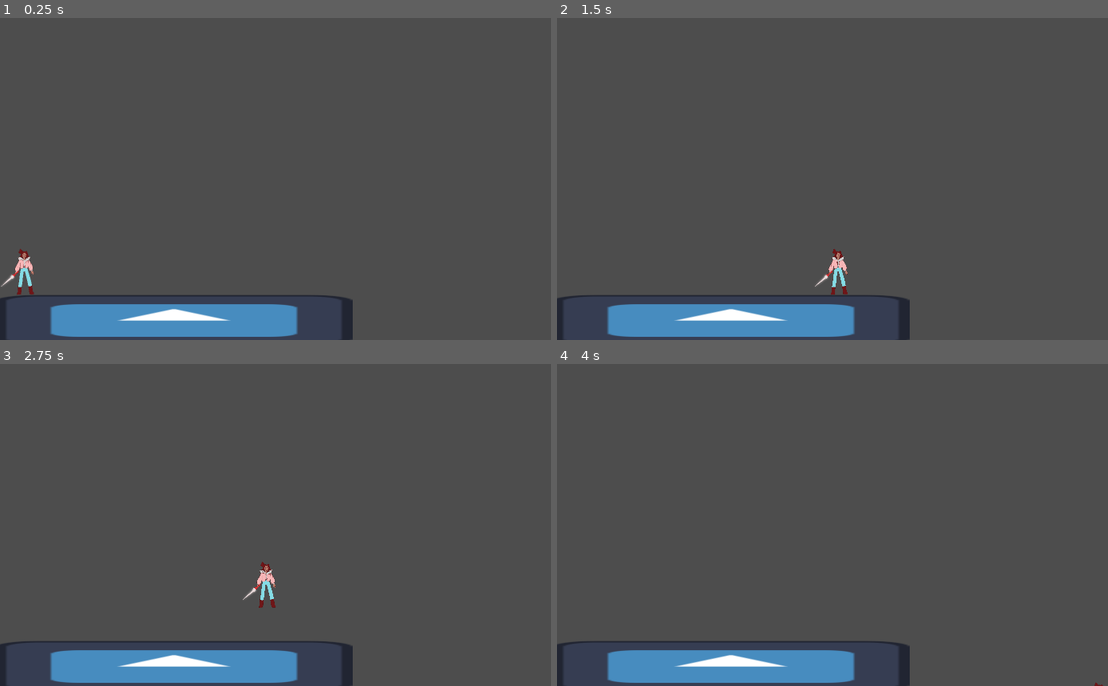
Above: before the commit, frames 1-4 (two rows, left to right).
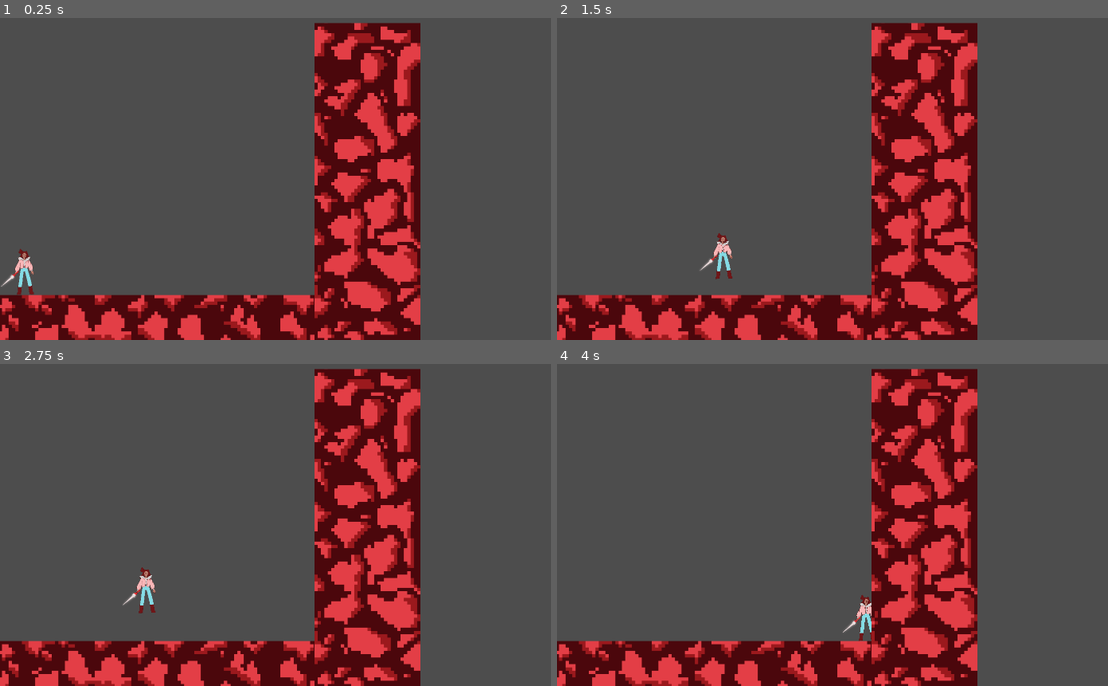
Above: after the commit, the same moments.

Repository: GuillermoC66/Interna
Game: Godot game, scene res://ESCENAS/elmundo.tscn
Same seed, same stepped clock (60 frames per second), same inputs: the game is played once before the commit and once after it. The engine's default icon, where the game draws it, is replaced by a stand-in: a white triangle on a blue panel in a dark square.
Inputs:
- Up to frame 1 (0.25 s): no input
- Up to frame 2 (1.5 s): tap Enter at 0.5 s; hold D (RIGHT) from 0.53 s (still down); tap Space (A) at 0.6 s; tap W (UP, bound only after the commit) at 0.77, 1.07 s; tap C (X) at 0.8, 1.35 s
- Up to frame 3 (2.75 s): tap W (UP, bound only after the commit) at 1.52, 1.55, 1.82 s; release D (RIGHT) at 2.03 s; hold A (LEFT) from 2.03 s (still down); hold W (UP, bound only after the commit) from 2.03 s (still down); tap Space (A) at 2.3 s
- Up to frame 4 (4 s): release A (LEFT) at 2.78 s; release W (UP, bound only after the commit) at 2.78 s; hold D (RIGHT) from 2.78 s (still down); tap Space (A) at 2.85 s; tap W (UP, bound only after the commit) at 3.02, 3.32 s; tap C (X) at 3.05, 3.6 s; hold W (UP, bound only after the commit) from 3.53 s (still down)

The runs differ from the first frame. In frame 1, 27% of the frame differs, in the area x 0-77%, y 1-100%; in frame 2, 27%; in frame 3, 27%; in frame 4, 27%.

Commit message:
PRIMER ACERCAMIENTO AL MOVIMIENTO
YA CASI LLEGO

Diff:
--- a/ESCENAS/JUGADORSIN.tscn
+++ b/ESCENAS/JUGADORSIN.tscn
@@ -1,13 +1,120 @@
 [gd_scene load_steps=4 format=3 uid="uid://cka2icva25c4q"]
 
-[ext_resource type="Script" path="res://SCRIPTS/MOVJUGADOR.gd" id="1_by5o0"]
 [ext_resource type="Texture2D" uid="uid://dkwlx1734b5fb" path="res://TEXTURAS/PERSONA5/2024-02-01 FAINAL.png" id="1_q6lbe"]
+
+[sub_resource type="GDScript" id="GDScript_t6rte"]
+script/source = "extends CharacterBody2D
+
+
+const SPEED = 200.0
+const JUMP_VELOCITY = -500.0
+const DASH_SPEED=900
+var canDash=true
+var dashing = false
+
+
+# Get the gravity from the project settings to be synced with RigidBody nodes.
+var gravity = ProjectSettings.get_setting(\"physics/2d/default_gravity\")
+func dash():
+	var directionhori =Input.get_axis(\"LEFT\", \"RIGHT\")
+	var directionverti =Input.get_axis(\"DOWN\", \"UP\")
+	if Input.is_action_just_pressed(\"X\") and canDash:
+		if directionhori==-1 and directionverti==0:
+			velocity=Vector2(directionhori, 0)*SPEED*50
+			canDash=false
+			dashing = true
+			await (get_tree().create_timer(0.3))
+			dashing = false
+
+		else:
+			if directionhori==1 and directionverti==0:
+				velocity=Vector2(directionhori, 0)*SPEED*50
+				canDash=false
+				dashing = true
+				await (get_tree().create_timer(0.3))
+				dashing = false
+
+			else:
+				if directionhori==0 and directionverti==-1:
+					velocity=Vector2(0, -directionverti)*SPEED*50
+					canDash=false
+					dashing = true
+					await (get_tree().create_timer(0.3))
+					dashing = false
+
+				else:
+					if directionhori==0 and directionverti==1:
+						velocity=Vector2(0, -directionverti)*SPEED*50
+						canDash=false
+						dashing = true
+
+						await (get_tree().create_timer(0.3))
+						dashing = false
+					else:
+						if directionhori==1 and directionverti==1:
+							velocity=Vector2(directionhori, -directionverti)*SPEED*50
+							canDash=false
+							dashing = true
+
+							await (get_tree().create_timer(0.3))
+							dashing = false
+						else:
+							if directionhori==-1 and directionverti==1:
+								velocity=Vector2(directionhori, -directionverti)*SPEED*50
+								canDash=false
+								dashing = true
+
+								await (get_tree().create_timer(0.3))
+								dashing = false
+							else:
+								if directionhori==1 and directionverti==-1:
+									velocity=Vector2(directionhori, -directionverti)*SPEED*50
+									canDash=false
+									dashing = true
+
+									await (get_tree().create_timer(0.3))
+									dashing = false
+								else:
+									if directionhori==-1 and directionverti==-1:
+										velocity=Vector2(directionhori, -directionverti)*SPEED*50
+										canDash=false
+										dashing = true
+
+										await (get_tree().create_timer(0.3))
+										dashing = false
+
+	#if Input.is_action_just_pressed(\"X\") and canDash:
+		#velocity=Vector2(directionhori, directionverti)*SPEED*50
+		#canDash=false
+		#dashing = true
+		#await (get_tree().create_timer(0.5))
+		#dashing = false
+		#
+
+func _physics_process(delta):
+	# Add the gravity.
+	if not is_on_floor():
+		velocity.y += gravity * delta
+	else:
+		canDash = true
+	if Input.is_action_just_pressed(\"A\") and is_on_floor():
+		velocity.y = JUMP_VELOCITY
+
+	var directionhori =Input.get_action_strength(\"RIGHT\") - Input.get_action_strength(\"LEFT\")
+	var directionverti =Input.get_action_strength(\"DOWN\") - Input.get_action_strength(\"UP\")
+	if directionhori:
+		velocity.x = directionhori * SPEED
+	else:
+		velocity.x = move_toward(velocity.x, 0, SPEED)
+	dash()
+	move_and_slide()
+"
 
 [sub_resource type="RectangleShape2D" id="RectangleShape2D_ddxwu"]
 size = Vector2(63, 230.5)
 
 [node name="JUGADORSIN" type="CharacterBody2D"]
-script = ExtResource("1_by5o0")
+script = SubResource("GDScript_t6rte")
 
 [node name="Sprite2D" type="Sprite2D" parent="."]
 position = Vector2(209, 925)
--- a/ESCENAS/PRIMERPISO.tscn
+++ b/ESCENAS/PRIMERPISO.tscn
@@ -1,21 +1,21 @@
 [gd_scene load_steps=4 format=3 uid="uid://db0o73xiuq118"]
 
-[ext_resource type="Texture2D" uid="uid://boky26pmnenid" path="res://TEXTURAS/PERSONA5/icon.svg" id="1_qm1ml"]
+[ext_resource type="Texture2D" uid="uid://djtyiu15jbfs6" path="res://TEXTURAS/BGS/2023-10-16.png" id="1_kyvun"]
 
 [sub_resource type="QuadMesh" id="QuadMesh_w8gh2"]
 
 [sub_resource type="RectangleShape2D" id="RectangleShape2D_pcbdh"]
-size = Vector2(0.992754, 0.96)
+size = Vector2(0.889035, 2.12667)
 
 [node name="StaticBody2D" type="StaticBody2D"]
 
 [node name="MeshInstance2D" type="MeshInstance2D" parent="."]
-position = Vector2(537, 1032)
-scale = Vector2(1080, -150)
+position = Vector2(484, 1117)
+scale = Vector2(960, -320)
 mesh = SubResource("QuadMesh_w8gh2")
-texture = ExtResource("1_qm1ml")
+texture = ExtResource("1_kyvun")
 
 [node name="CollisionShape2D" type="CollisionShape2D" parent="."]
-position = Vector2(539, 1030)
+position = Vector2(483.001, 1117.5)
 scale = Vector2(1079.82, -150)
 shape = SubResource("RectangleShape2D_pcbdh")
--- a/ESCENAS/elmundo.tscn
+++ b/ESCENAS/elmundo.tscn
@@ -1,13 +1,20 @@
-[gd_scene load_steps=3 format=3 uid="uid://dd4afugxoeau4"]
+[gd_scene load_steps=4 format=3 uid="uid://dd4afugxoeau4"]
 
 [ext_resource type="PackedScene" uid="uid://cka2icva25c4q" path="res://ESCENAS/JUGADORSIN.tscn" id="1_fk75c"]
 [ext_resource type="PackedScene" uid="uid://db0o73xiuq118" path="res://ESCENAS/PRIMERPISO.tscn" id="2_7xmnr"]
+[ext_resource type="Script" path="res://SCRIPTS/MOVJUGADORV2.gd" id="2_gosad"]
 
 [node name="ELMUNDO" type="Node2D"]
 
 [node name="JUGADORSIN" parent="." instance=ExtResource("1_fk75c")]
-position = Vector2(-36, 410)
+position = Vector2(-36, 408)
 scale = Vector2(0.5, 0.5)
+script = ExtResource("2_gosad")
 
 [node name="StaticBody2D" parent="." instance=ExtResource("2_7xmnr")]
-position = Vector2(-12, -13)
+position = Vector2(-8, -13)
+
+[node name="StaticBody2D2" parent="." instance=ExtResource("2_7xmnr")]
+texture_repeat = 2
+position = Vector2(-8, 1088)
+rotation = -1.5708
--- a/SCRIPTS/MOVJUGADOR.gd
+++ /dev/null
@@ -1,62 +0,0 @@
-extends CharacterBody2D
-
-
-const SPEED = 300.0
-const JUMP_VELOCITY = -500.0
-var canDash = true
-var dashing = false
-
-
-# Get the gravity from the project settings to be synced with RigidBody nodes.
-var gravity = ProjectSettings.get_setting("physics/2d/default_gravity")
-func dash():
-	var directionhori =Input.get_axis("LEFT", "RIGHT")
-	var directionverti =Input.get_axis("DOWN", "UP")
-	if Input.is_action_just_pressed("X") and canDash:
-		if directionhori==-1 and directionverti==0:
-			velocity=Vector2(directionhori, directionverti)*SPEED*50
-			canDash=false
-			dashing = true
-			await (get_tree().create_timer(0.5))
-			dashing = false
-			canDash = true
-		else:
-			if directionhori==1 and directionverti==0:
-				velocity=Vector2(directionhori, directionverti)*SPEED*50
-				canDash=false
-				dashing = true
-				await (get_tree().create_timer(0.5))
-				dashing = false
-				canDash = true
-			else:
-				if directionhori==0 and directionverti==-1:
-					velocity=Vector2(directionhori, directionverti)*SPEED*50
-					canDash=false
-					dashing = true
-					await (get_tree().create_timer(0.5))
-					dashing = false
-					canDash = true
-	#if Input.is_action_just_pressed("X") and canDash:
-		#velocity=Vector2(directionhori, directionverti)*SPEED*50
-		#canDash=false
-		#dashing = true
-		#await (get_tree().create_timer(0.5))
-		#dashing = false
-		#canDash = true
-
-func _physics_process(delta):
-	# Add the gravity.
-	if not is_on_floor():
-		velocity.y += gravity * delta
-
-	if Input.is_action_just_pressed("A") and is_on_floor():
-		velocity.y = JUMP_VELOCITY
-
-	var directionhori =Input.get_action_strength("RIGHT") - Input.get_action_strength("LEFT")
-	var directionverti =Input.get_action_strength("DOWN") - Input.get_action_strength("UP")
-	if directionhori:
-		velocity.x = directionhori * SPEED
-	else:
-		velocity.x = move_toward(velocity.x, 0, SPEED)
-	dash()
-	move_and_slide()
--- /dev/null
+++ b/SCRIPTS/MOVJUGADORV2.gd
@@ -0,0 +1,46 @@
+extends CharacterBody2D
+
+const SPEED = 400.0
+const JUMP_VELOCITY = -600.0
+const DASH_SPEED=600
+var canDash=true
+var dashing = false
+var gravity = ProjectSettings.get_setting("physics/2d/default_gravity")
+
+func get_move_direction():
+	return Vector2(
+		(float(Input.is_action_pressed('RIGHT')) - float(Input.is_action_pressed('LEFT')))*5.4,
+		float(Input.is_action_pressed('DOWN')) - float(Input.is_action_pressed('UP')))
+
+func _physics_process(delta):
+	#GRAVEDAD
+	velocity.y += gravity*delta*2
+	#CHECA SI ESTAS EN PISO
+	if is_on_floor():
+		canDash = true
+	#SALTO
+	if Input.is_action_just_pressed("A") and is_on_floor():
+		velocity.y = JUMP_VELOCITY
+	#MOVIMIENTO HORIZONTAL
+	var directionhori =Input.get_action_strength("RIGHT") - Input.get_action_strength("LEFT")
+	if directionhori:
+		velocity.x = directionhori * SPEED
+	else:
+		velocity.x = move_toward(velocity.x, 0, SPEED)
+	#DASH SIN ATAQUE TODAVÍA
+	var move_direction = get_move_direction()
+	if Input.is_action_just_pressed("X") and canDash==true:
+		velocity = move_direction*DASH_SPEED
+		canDash=false
+		dashing = true
+		dashing = false
+	#FUNCION ESPECIFICA DE GODOT QUE TE DEJA MOVERTE
+	move_and_slide()
+	#AGARRAR PARED
+	#FRICCION PARED
+	#SALTO PARED
+	#HEAVY DASH
+	#ESCUDO
+	#RECIBIR DAÑO
+	#IMPLEMENTAR ANIMACIONES
+	#
--- a/project.godot
+++ b/project.godot
@@ -19,6 +19,12 @@
 
 window/size/viewport_width=1920
 window/size/viewport_height=1080
+
+[importer_defaults]
+
+texture={
+"mipmaps/generate": true
+}
 
 [input]
 
@@ -49,12 +55,14 @@
 "deadzone": 0.5,
 "events": [Object(InputEventJoypadMotion,"resource_local_to_scene":false,"resource_name":"","device":-1,"axis":1,"axis_value":-1.0,"script":null)
 , Object(InputEventJoypadButton,"resource_local_to_scene":false,"resource_name":"","device":-1,"button_index":11,"pressure":0.0,"pressed":false,"script":null)
+, Object(InputEventKey,"resource_local_to_scene":false,"resource_name":"","device":-1,"window_id":0,"alt_pressed":false,"shift_pressed":false,"ctrl_pressed":false,"meta_pressed":false,"pressed":false,"keycode":0,"physical_keycode":87,"key_label":0,"unicode":119,"echo":false,"script":null)
 ]
 }
 DOWN={
 "deadzone": 0.5,
 "events": [Object(InputEventJoypadMotion,"resource_local_to_scene":false,"resource_name":"","device":-1,"axis":1,"axis_value":1.0,"script":null)
 , Object(InputEventJoypadButton,"resource_local_to_scene":false,"resource_name":"","device":-1,"button_index":12,"pressure":0.0,"pressed":false,"script":null)
+, Object(InputEventKey,"resource_local_to_scene":false,"resource_name":"","device":-1,"window_id":0,"alt_pressed":false,"shift_pressed":false,"ctrl_pressed":false,"meta_pressed":false,"pressed":false,"keycode":0,"physical_keycode":83,"key_label":0,"unicode":115,"echo":false,"script":null)
 ]
 }
 LEFT={
@@ -72,10 +80,6 @@
 ]
 }
 
-[physics]
-
-2d/default_gravity=1300.0
-
 [rendering]
 
 renderer/rendering_method="mobile"
Binary file added: TEXTURAS/BGS/2023-10-16.png
Not shown, added: TEXTURAS/BGS/2023-10-16.png.import
